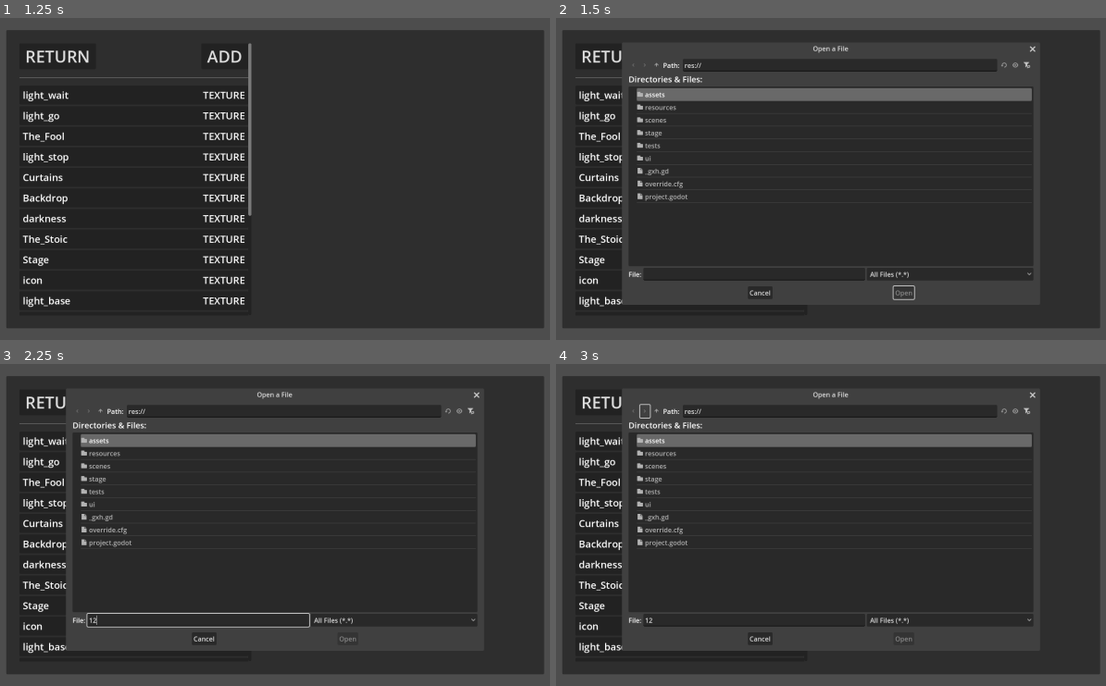
Above: before the commit, frames 1-4 (two rows, left to right).
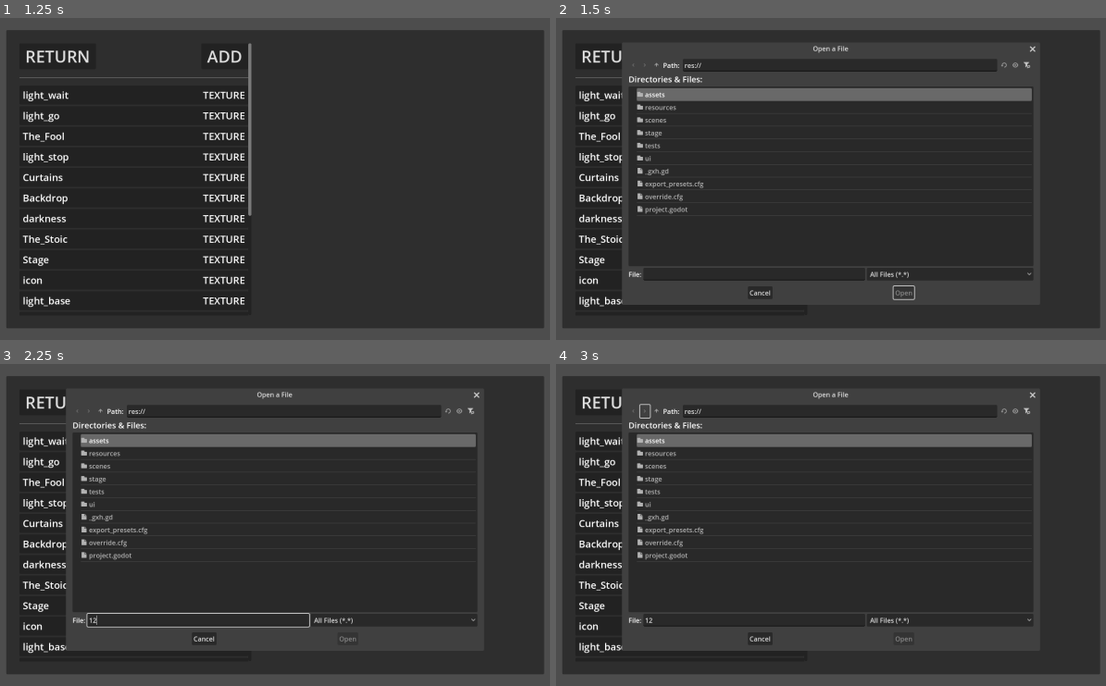
Above: after the commit, the same moments.

Repository: Wake1st/auguste
Game: Godot game, scene res://scenes/main.tscn
Two runs of this game, one before a commit and one after it. Both use one fixed random seed, a clock stepped at 60 frames per second and the inputs below. The engine's default icon, where the game draws it, is replaced by a stand-in: a white triangle on a blue panel in a dark square.
Inputs (mouse positions are in pixels of both pictures, inside the frame that each line leads up to):
- Up to frame 1 (1.25 s): click "IMPORT" at 0.5 s
- Up to frame 2 (1.5 s): click "ADD" at 1.25 s
- Up to frame 3 (2.25 s): click (198, 621) at 2.02 s; type "12" at 2.1 s
- Up to frame 4 (3 s): click (644, 412) at 2.75 s

Frame 1 is identical in both runs. In frame 2, 0.3% of the frame differs, in the area x 14-27%, y 50-61%; in frame 3, 0.3%; in frame 4, 0.3%.

Commit message:
initial export

Diff:
--- a/project.godot
+++ b/project.godot
@@ -13,7 +13,7 @@
 config/name="auguste"
 run/main_scene="uid://1lx612gpahmq"
 config/features=PackedStringArray("4.4", "GL Compatibility")
-config/icon="res://assets/images/icon.svg"
+config/icon="uid://c2nhoc21lugnk"
 
 [audio]
 
--- a/tests/test_lighting.tscn
+++ b/tests/test_lighting.tscn
@@ -3,7 +3,7 @@
 [ext_resource type="PackedScene" uid="uid://b5agh5bl2k7m" path="res://stage/location.tscn" id="1_ohm3g"]
 [ext_resource type="Script" uid="uid://w1tieshbnyai" path="res://tests/test_lighting.gd" id="1_v6cti"]
 [ext_resource type="PackedScene" uid="uid://b46ld3jc3q4m1" path="res://stage/actor.tscn" id="2_v6cti"]
-[ext_resource type="Texture2D" uid="uid://dd8ux6153348s" path="res://assets/images/image-551.png" id="3_sgm07"]
+[ext_resource type="Texture2D" uid="uid://c2nhoc21lugnk" path="res://assets/images/The_Fool.png" id="3_sgm07"]
 
 [node name="TestLighting" type="Node2D"]
 script = ExtResource("1_v6cti")
Not shown, added: export_presets.cfg
